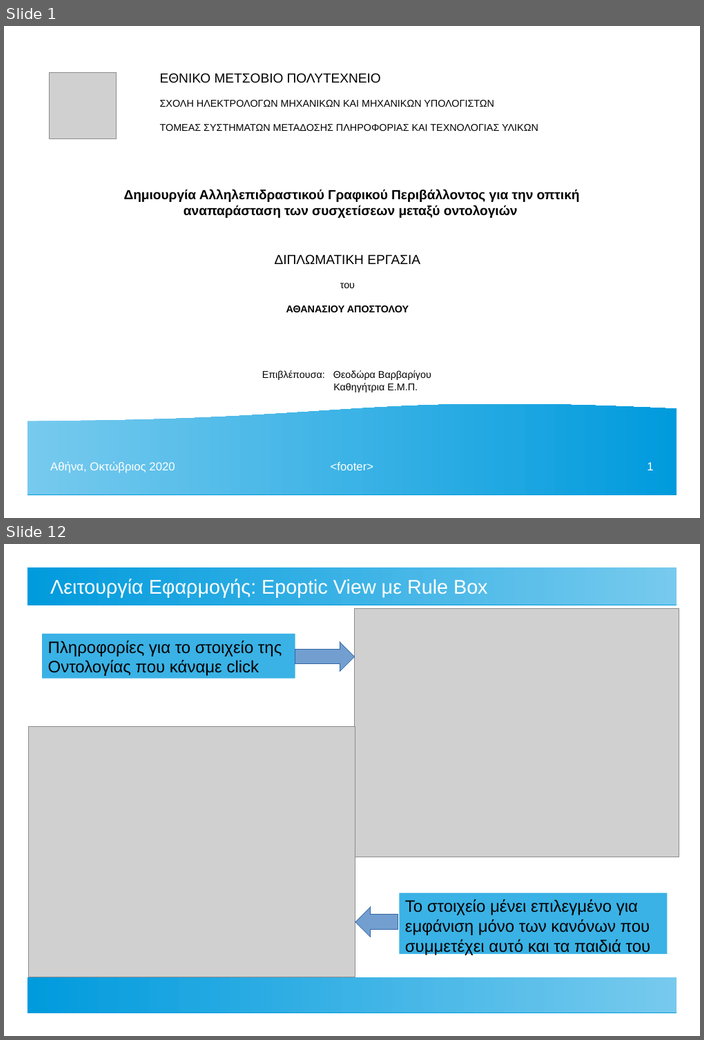
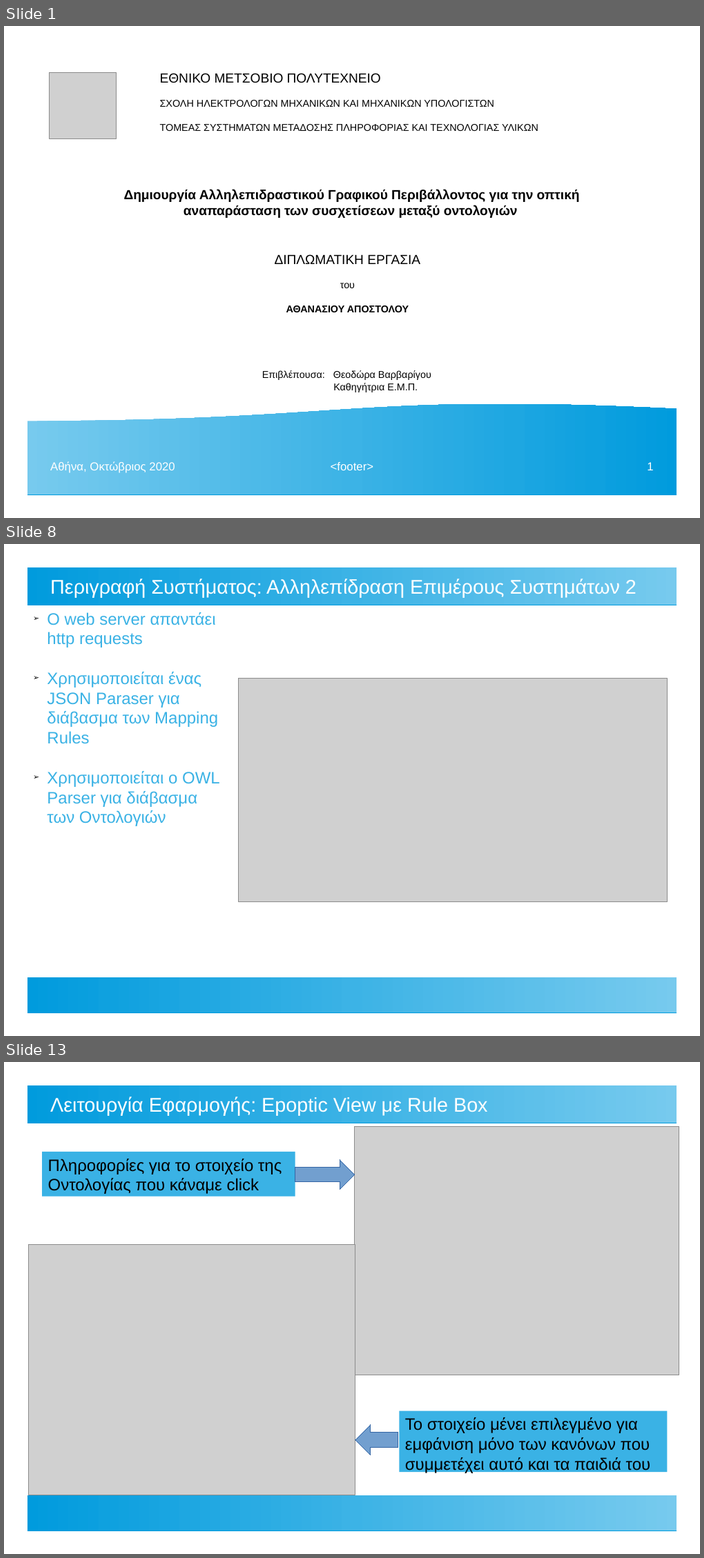
Before and after one commit to ThanosApostolou/omv, a slide deck: docs/thesis presentation.odp. Shown one above the other, each under a label of ours: slides 1 and 12 before the commit, slides 1, 8 and 13 after it; the slides between them are not shown. The pictures are 704x1040 and 704x1558 pixels, drawn with LibreOffice and Linux fonts; fonts in the diff are those of the drawing; grey boxes stand for pictures. Boxes give left, top, right and bottom in pixels: in the first picture for what was removed or moved away, otherwise in the second. Text is boxed around its words. In the diff, an @@ line names an element or a change of style, - is before the commit and + after.

```diff
--- a/docs/thesis presentation.odp
+++ b/docs/thesis presentation.odp
@@ slide 8 added at (x1=4, y1=544, x2=700, y2=1036), background #FFFFFF; not listed: 2 template elements that a slide beside it also shows @@
@@ title added at (x1=50, y1=578, x2=636, y2=597), 24 pt, text #FFFFFF @@
+Περιγραφή Συστήματος: Αλληλεπίδραση Επιμέρους Συστημάτων 2
@@ text added at (x1=47, y1=612, x2=220, y2=826), 20 pt, text #3AB2E5 @@
+➢ Ο web server απαντάει http requests
+➢ Χρησιμοποιείται ένας JSON Paraser για διάβασμα των Mapping Rules
+➢ Χρησιμοποιείται ο OWL Parser για διάβασμα των Οντολογιών
@@ picture added at (x1=238, y1=679, x2=667, y2=901) @@
@@ what was slide 12 is now slide 13 @@
```
Also in this commit, not shown: 12 slides changed, 1 other slide added, 1 slide removed, 1 other file.
